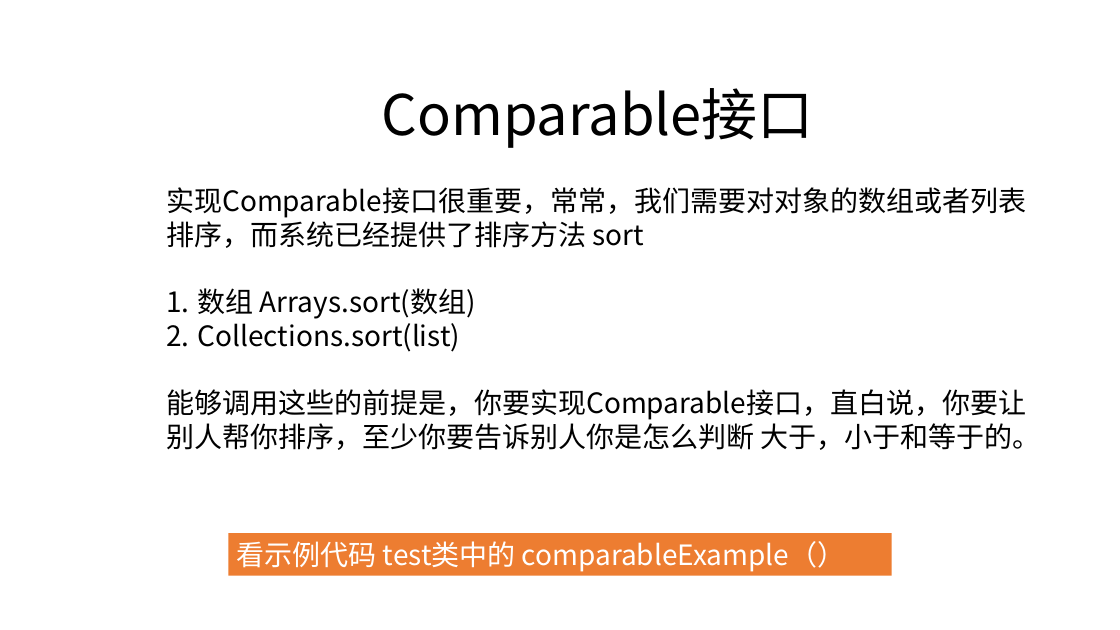
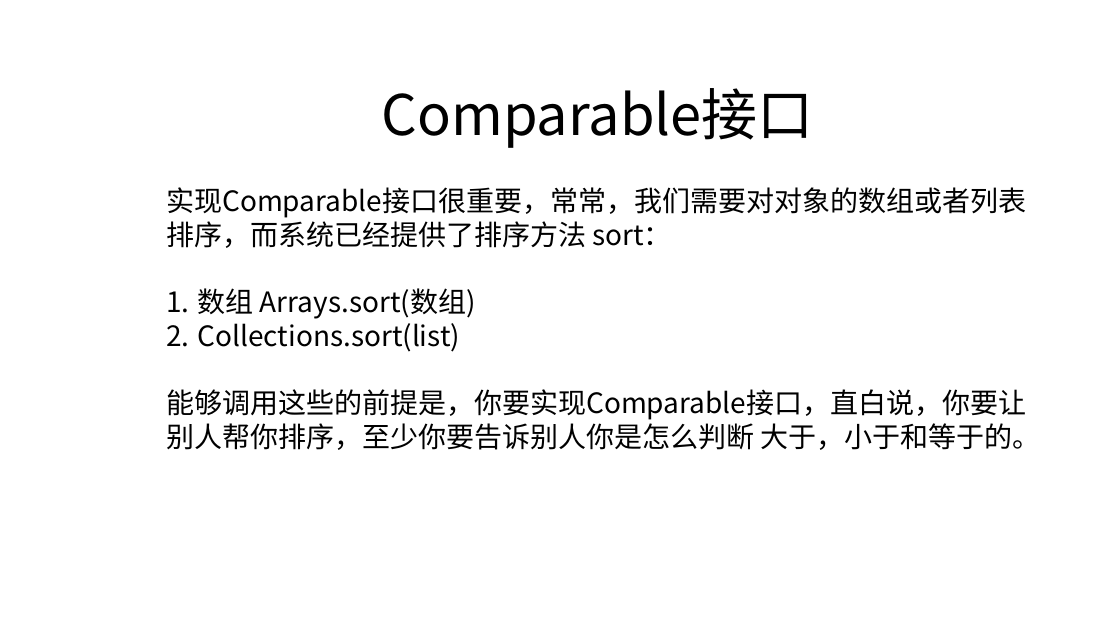
Before and after one commit to zjyesir/hmc_java_1, a slide deck: slide 18 of ppt/12.抽象类和接口.pptx. Drawn at 1120x630 pixels with LibreOffice and Linux fonts; fonts in the diff are those of the drawing; background and template pictures are left out. Boxes give left, top, right and bottom in pixels: in the first picture for what was removed or moved away, otherwise in the second. Text is boxed around its words. In the diff, an @@ line names an element or a change of style, - is before the commit and + after.

Commit message:
抽象类和接口 写完

```diff
--- a/ppt/12.抽象类和接口.pptx
+++ b/ppt/12.抽象类和接口.pptx
@@ text at (166,187,1026,248): text changed @@
-实现Comparable接口很重要，常常，我们需要对对象的数组或者列表排序，而系统已经提供了排序方法 sort
+实现Comparable接口很重要，常常，我们需要对对象的数组或者列表排序，而系统已经提供了排序方法 sort：
@@ rectangle removed at (229,534,892,576) @@
-看示例代码 test类中的 comparableExample（）
```
Also in this commit, not shown: 15 other slides changed, 6 slides added, 2 slides removed, 3 other files.
